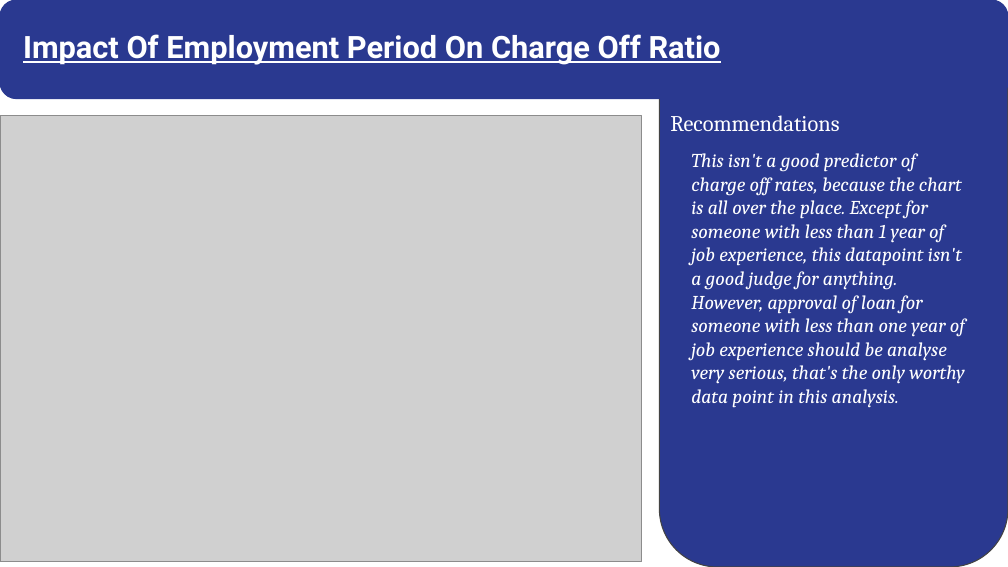
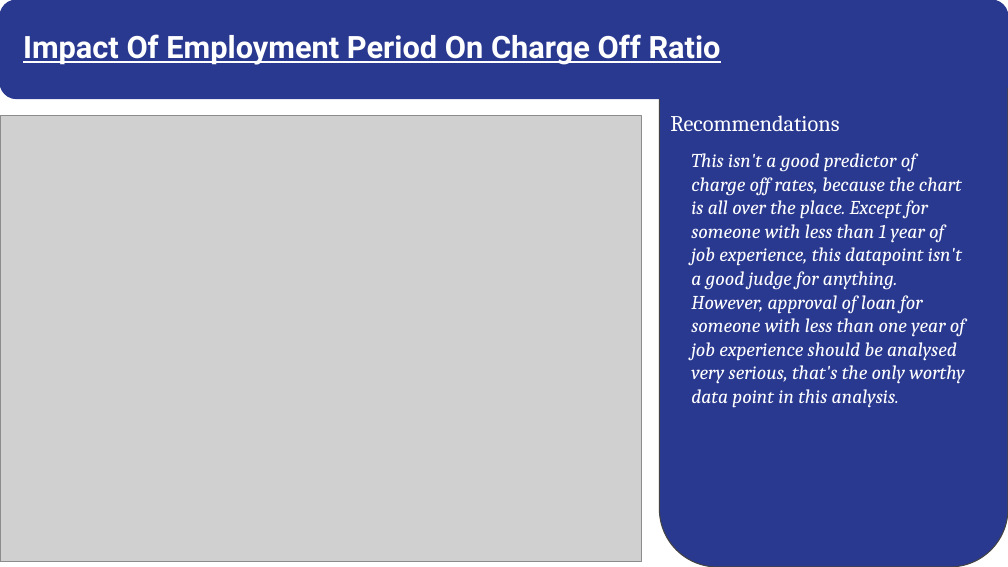
Before and after one commit to abhinavt0681/LendingClubCaseStudy, a slide deck: slide 18 of Group_Facilitator_AbhinavTyagi.pptx. Drawn at 1008x567 pixels with LibreOffice and Linux fonts; fonts in the diff are those of the drawing; grey boxes stand for pictures. Boxes give left, top, right and bottom in pixels: in the first picture for what was removed or moved away, otherwise in the second. Text is boxed around its words. In the diff, an @@ line names an element or a change of style, - is before the commit and + after.

Commit message:
Presentation Updated

```diff
--- a/Group_Facilitator_AbhinavTyagi.pptx
+++ b/Group_Facilitator_AbhinavTyagi.pptx
@@ text at [691,153,965,408]: text changed @@
-This isn't a good predictor of charge off rates, because the chart is all over the place. Except for someone with less than 1 year of job experience, this datapoint isn't a good judge for anything. However, approval of loan for someone with less than one year of job experience should be analyse very serious, that's the only worthy data point in this analysis.
+This isn't a good predictor of charge off rates, because the chart is all over the place. Except for someone with less than 1 year of job experience, this datapoint isn't a good judge for anything. However, approval of loan for someone with less than one year of job experience should be analysed very serious, that's the only worthy data point in this analysis.
```
Also in this commit, not shown: 7 other slides changed, 1 other file.
